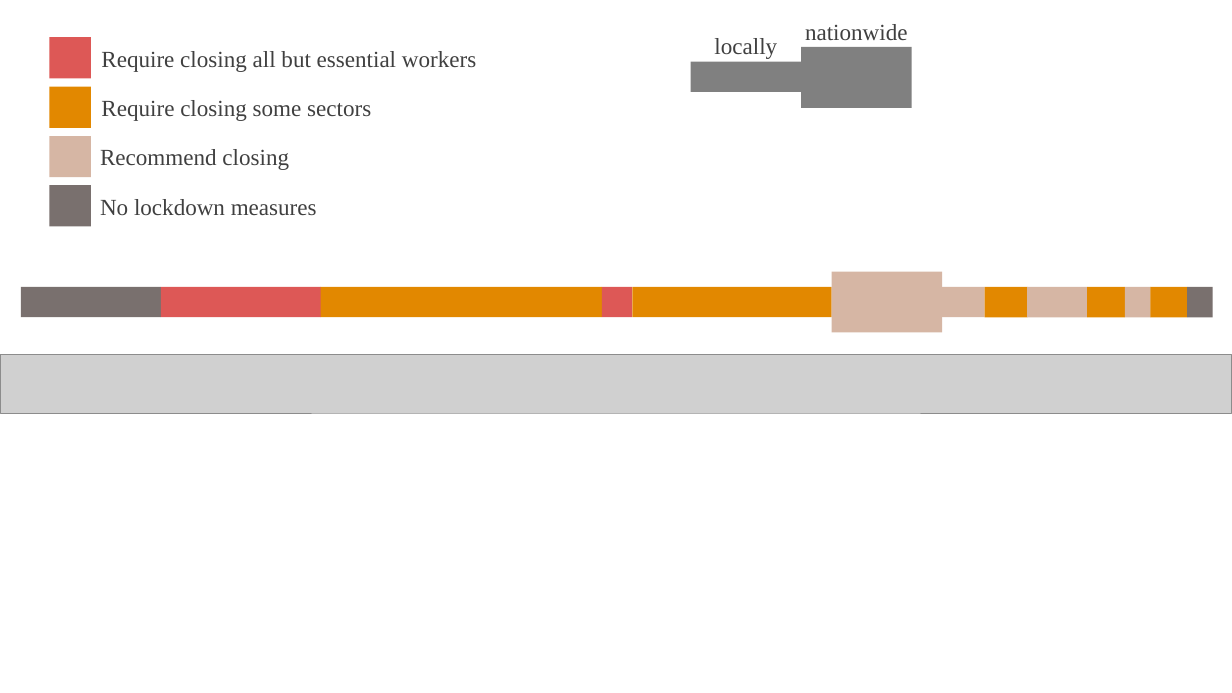
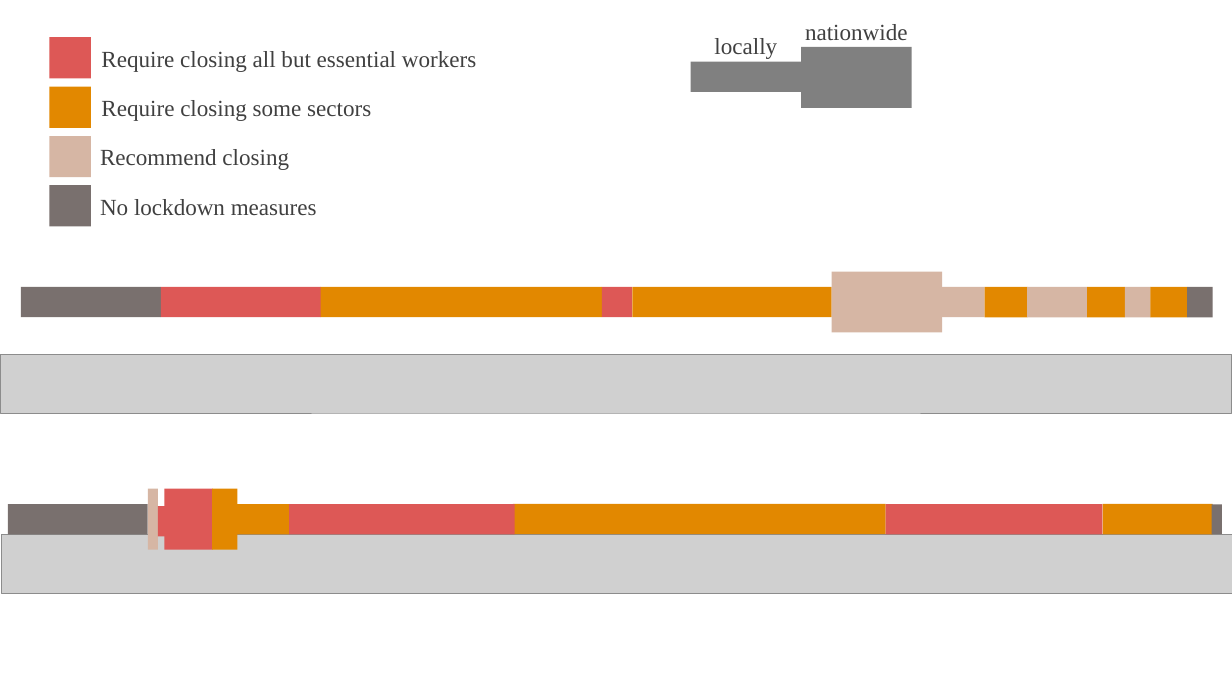
Before and after one commit to leeweiyee/covid_task_aon, a slide deck: slide 1 of temp.pptx. Drawn at 1232x693 pixels with LibreOffice and Linux fonts; fonts in the diff are those of the drawing; grey boxes stand for pictures. Boxes give left, top, right and bottom in pixels: in the first picture for what was removed or moved away, otherwise in the second. Text is boxed around its words. In the diff, an @@ line names an element or a change of style, - is before the commit and + after.

```diff
--- a/temp.pptx
+++ b/temp.pptx
@@ rectangle added at [7, 505, 148, 535], fill #79706E @@
@@ rectangle added at [148, 489, 158, 550], fill #D6B6A4 @@
@@ rectangle added at [158, 506, 183, 537], fill #DD5856 @@
@@ rectangle added at [165, 489, 213, 550], fill #DD5856 @@
@@ rectangle added at [212, 489, 238, 550], fill #E28800 @@
@@ rectangle added at [236, 505, 289, 535], fill #E28800 @@
@@ rectangle added at [289, 505, 515, 535], fill #DD5856 @@
@@ rectangle added at [513, 504, 885, 534], fill #E28800 @@
@@ rectangle added at [886, 505, 1104, 535], fill #DD5856 @@
@@ rectangle added at [1103, 504, 1213, 534], fill #E28800 @@
@@ rectangle added at [1212, 505, 1222, 534], fill #79706E @@
@@ picture added at [1, 535, 1232, 594] @@
```
Also in this commit, not shown: 2 other files.
